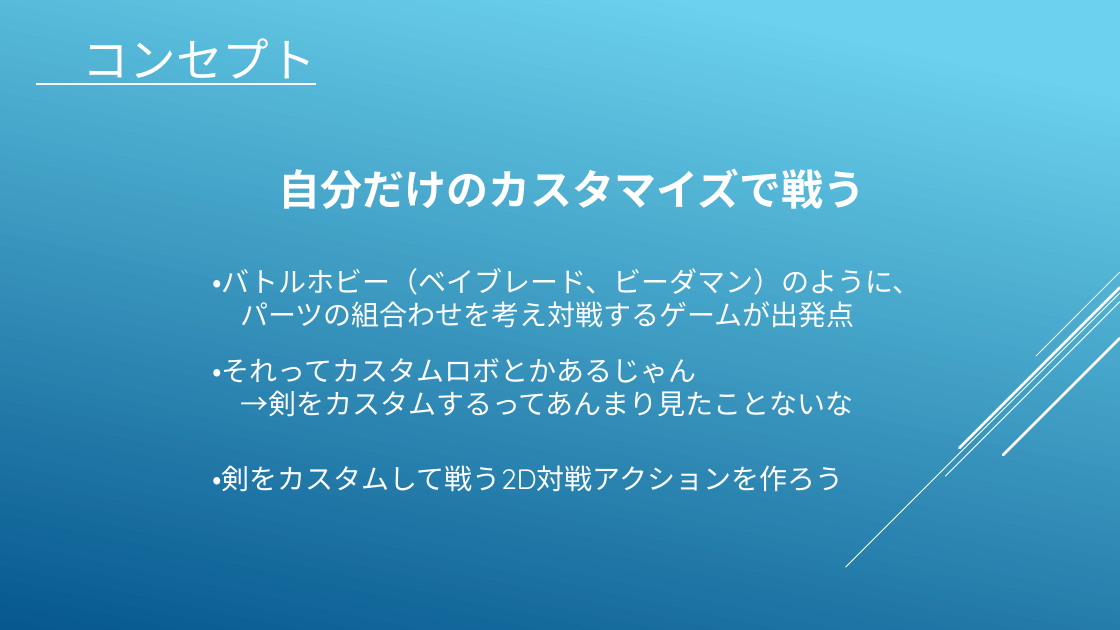
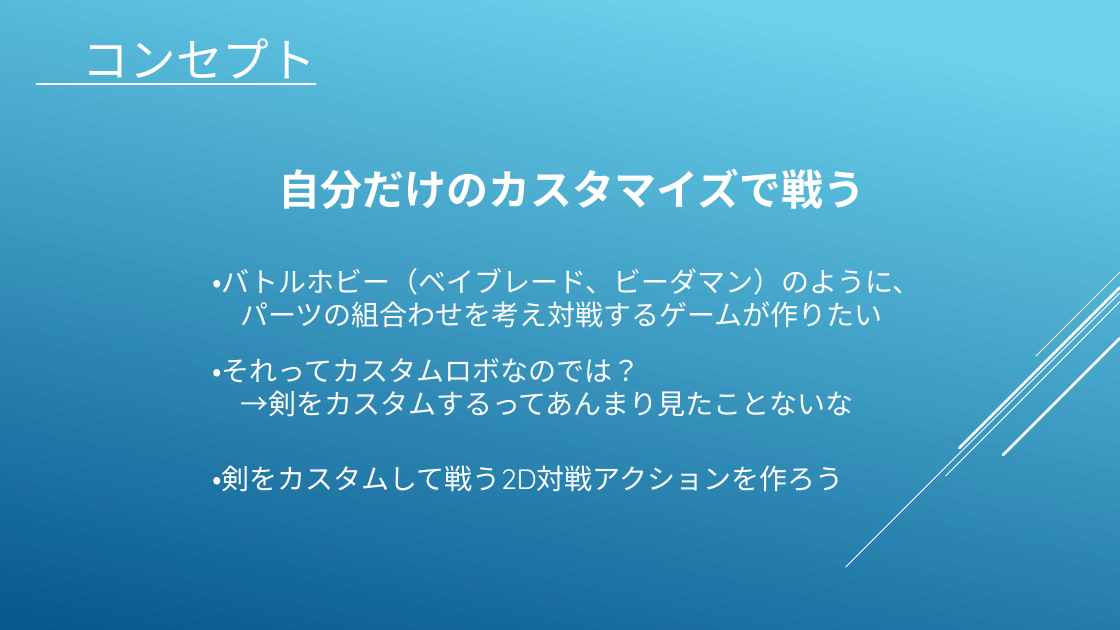
Before and after one commit to koike0723/Aso2020Winter, a slide deck: slide 2 of 企画書.pptx. Drawn at 1120x630 pixels with LibreOffice and Linux fonts; fonts in the diff are those of the drawing. Boxes give left, top, right and bottom in pixels: in the first picture for what was removed or moved away, otherwise in the second. Text is boxed around its words. In the diff, an @@ line names an element or a change of style, - is before the commit and + after.

```diff
--- a/企画書.pptx
+++ b/企画書.pptx
@@ text at bbox=[240, 301, 883, 328]: text changed @@
-パーツの組合わせを考え対戦するゲームが出発点
+パーツの組合わせを考え対戦するゲームが作りたい
@@ text at bbox=[212, 358, 640, 383]: text changed @@
-・それってカスタムロボとかあるじゃん
+・それってカスタムロボなのでは？
```
Also in this commit, not shown: 1 other slide changed, 1 slide added, 1 slide removed, 7 other files.
